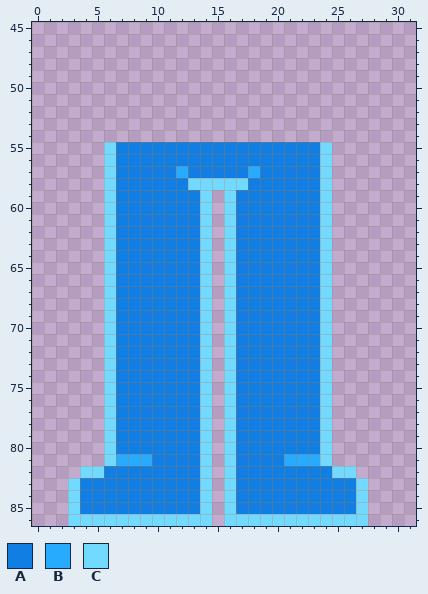
Sprite sheet -- src/interface/scripted/techupgrade/suits/coatlica-female-legs.png. This is how it looked before the edit.
The file is 32x87 pixels. Shown: x 0..31, y 45..86.
Palette (. is transparent): A #117ee4  B #27abff  C #73daff
Pixels before, first column x 3:
55 ...CAAAAAAAAAAAAAAAAAC...
56 ...CAAAAAAAAAAAAAAAAAC...
57 ...CAAAAABAAAAABAAAAAC...
58 ...CAAAAAACCCCCAAAAAAC...
59 ...CAAAAAAAC.CAAAAAAAC...
60 ...CAAAAAAAC.CAAAAAAAC...
61 ...CAAAAAAAC.CAAAAAAAC...
62 ...CAAAAAAAC.CAAAAAAAC...
63 ...CAAAAAAAC.CAAAAAAAC...
64 ...CAAAAAAAC.CAAAAAAAC...
65 ...CAAAAAAAC.CAAAAAAAC...
66 ...CAAAAAAAC.CAAAAAAAC...
67 ...CAAAAAAAC.CAAAAAAAC...
68 ...CAAAAAAAC.CAAAAAAAC...
69 ...CAAAAAAAC.CAAAAAAAC...
70 ...CAAAAAAAC.CAAAAAAAC...
71 ...CAAAAAAAC.CAAAAAAAC...
72 ...CAAAAAAAC.CAAAAAAAC...
73 ...CAAAAAAAC.CAAAAAAAC...
74 ...CAAAAAAAC.CAAAAAAAC...
75 ...CAAAAAAAC.CAAAAAAAC...
76 ...CAAAAAAAC.CAAAAAAAC...
77 ...CAAAAAAAC.CAAAAAAAC...
78 ...CAAAAAAAC.CAAAAAAAC...
79 ...CAAAAAAAC.CAAAAAAAC...
80 ...CAAAAAAAC.CAAAAAAAC...
81 ...CBBBAAAAC.CAAAABBBC...
82 .CCAAAAAAAAC.CAAAAAAAACC.
83 CAAAAAAAAAAC.CAAAAAAAAAAC
84 CAAAAAAAAAAC.CAAAAAAAAAAC
85 CAAAAAAAAAAC.CAAAAAAAAAAC
86 CCCCCCCCCCCC.CCCCCCCCCCCC
After:
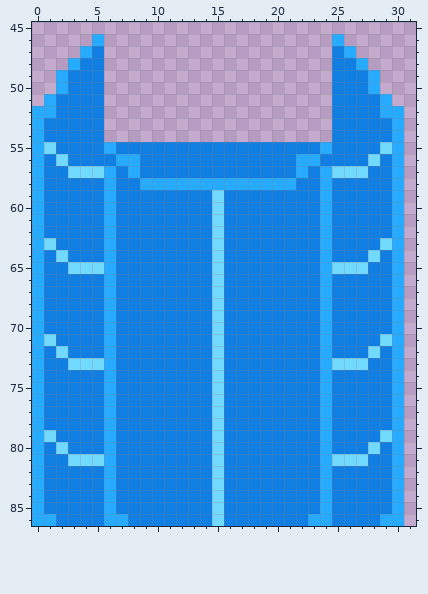
Difference:
Changed rows in their new state; - is an unchanged pixel.
first column x 0:
46 -----B-------------------B-----
47 ----BA-------------------AB----
48 ---BAA-------------------AAB---
49 --BAAA-------------------AAAB--
50 --BAAA-------------------AAAB--
51 -BAAAA-------------------AAAAB-
52 BBAAAA-------------------AAAABB
53 BAAAAA-------------------AAAAAB
54 BAAAAA-------------------AAAAAB
55 BCAAAAB-----------------BAAAACB
56 BACAAAABB-------------BBAAAACAB
57 BAACCCB-B---A-----A---B-BCCCAAB
58 BAAAAAB--BBBBBBBBBBBBB--BAAAAAB
59 BAAAAAB-------ACA-------BAAAAAB
60 BAAAAAB-------ACA-------BAAAAAB
61 BAAAAAB-------ACA-------BAAAAAB
62 BAAAAAB-------ACA-------BAAAAAB
63 BCAAAAB-------ACA-------BAAAACB
64 BACAAAB-------ACA-------BAAACAB
65 BAACCCB-------ACA-------BCCCAAB
66 BAAAAAB-------ACA-------BAAAAAB
67 BAAAAAB-------ACA-------BAAAAAB
68 BAAAAAB-------ACA-------BAAAAAB
69 BAAAAAB-------ACA-------BAAAAAB
70 BAAAAAB-------ACA-------BAAAAAB
71 BCAAAAB-------ACA-------BAAAACB
72 BACAAAB-------ACA-------BAAACAB
73 BAACCCB-------ACA-------BCCCAAB
74 BAAAAAB-------ACA-------BAAAAAB
75 BAAAAAB-------ACA-------BAAAAAB
76 BAAAAAB-------ACA-------BAAAAAB
77 BAAAAAB-------ACA-------BAAAAAB
78 BAAAAAB-------ACA-------BAAAAAB
79 BCAAAAB-------ACA-------BAAAACB
80 BACAAAB-------ACA-------BAAACAB
81 BAACCCBAAA----ACA----AAABCCCAAB
82 BAAAAAB-------ACA-------BAAAAAB
83 BAAA--B-------ACA-------B--AAAB
84 BAAA--B-------ACA-------B--AAAB
85 BAAA--B-------ACA-------B--AAAB
86 BBAAAABBAAAAAAACAAAAAAABBAAAABB
Pixel boxes of the changes (left, top, right, bottom) in both pictures:
changed: (32, 34, 404, 526)
